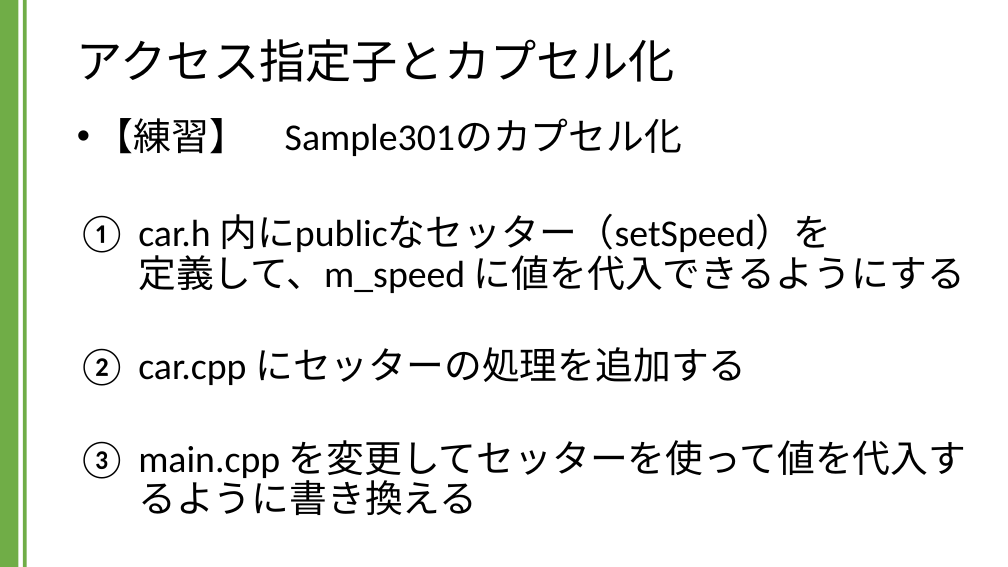
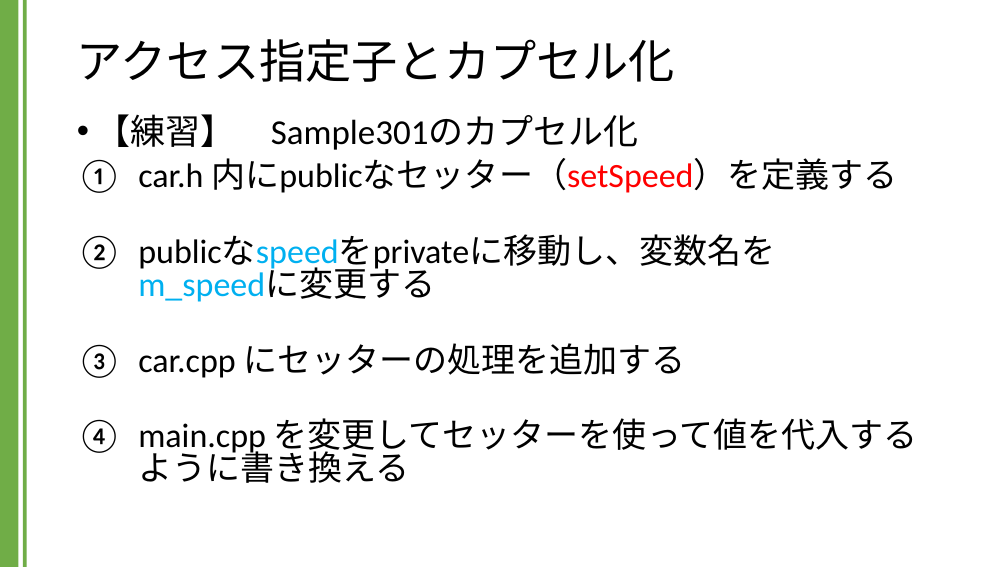
Before and after one commit to kic-murata/cpp2024, a slide deck: slide 21 of 授業資料/講義資料：アクセス指定子とカプセル化.pptx. Drawn at 1008x567 pixels with LibreOffice and Linux fonts; fonts in the diff are those of the drawing. Boxes give left, top, right and bottom in pixels: in the first picture for what was removed or moved away, otherwise in the second. Text is boxed around its words. In the diff, an @@ line names an element or a change of style, - is before the commit and + after.

```diff
--- a/授業資料/講義資料：アクセス指定子とカプセル化.pptx
+++ b/授業資料/講義資料：アクセス指定子とカプセル化.pptx
@@ text at (96, 114, 686, 378): size 36 to 33.3 pt in "【練習】 Sample301のカプセル化"; size 36 to 32.4 pt in "car.cpp にセッターの処理を追加する"; line spacing 0.9 to 0.8 @@
@@ text at (138, 158, 898, 302): text changed; size 36 to 32.4 pt @@
-1. car.h 内にpublicなセッター（setSpeed）を
-   定義して、m_speed に値を代入できるようにする
+1. car.h 内にpublicなセッター（setSpeed）を定義する
+2. publicなspeedをprivateに移動し、変数名を
+   m_speedに変更する
@@ text at (138, 418, 918, 483): text changed; size 36 to 32.4 pt @@
-3. main.cpp を変更してセッターを使って値を代入するように書き換える
+4. main.cpp を変更してセッターを使って値を代入する
+   ように書き換える
```
Also in this commit, not shown: 2 other slides changed, 3 other files.
